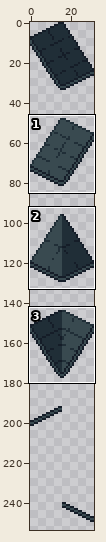
File history of a pixel-art file, assets/img/settlements/tileset_roof.aseprite. Above, an overview of the earlier version with the close-up marked.
Close-up. Earlier state:
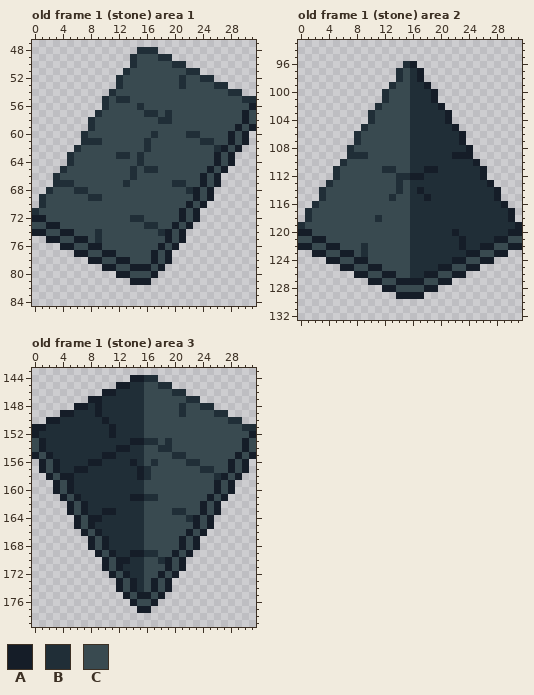
32x288 pixels, 9 frames. Shown: old frame 1 (stone) area 1: x 0..31, y 47..84; old frame 1 (stone) area 2: x 0..31, y 93..132; old frame 1 (stone) area 3: x 0..31, y 143..179. The wide view leaves out empty margins. The commit also changed other frames or places, which this record leaves out.
Visible layers, top first: "Edge", "Extras", "NoCopy", "Copy".
Palette (. is transparent): A #151d28  B #202e37  C #394a50
Pixels before, old frame 1 (stone) area 1, first column x 0:
48 ...............BBB..............
49 ..............BCCCBB............
50 ..............BCCCCCBB..........
51 .............BCCCCCCCCBB........
52 ............BCCCCCCCCBCCBB......
53 ............BCCCCCCCCBCCCCBB....
54 ...........BCCCCCCCCCCCCCCCCBB..
55 ..........BCBBCCCCCCCCCCCCCCCCBB
56 ..........BCCCCBCCCCCCCCCCCCCCCA
57 .........BCCCCCCBBCBCCCCCCCCCCAC
58 ........BCCCCCCCCCBBCCCCCCCCCCAC
59 ........BCCCCCCCCCCCCCCCCCCCCACA
60 .......BCCCCCCCCCBCCCCBBCCCCACA.
61 .......BBBCCCCCCBCCCCCCCBBCCACA.
62 ......BCCCCCCCCCBCCCCCCCCCBACA..
63 .....BCCCCCCBBCBCCCCCCCCCCACA...
64 .....BCCCCCCCCCBCCCCCCCCCCACA...
65 ....BCCCCCCCCCBCBBCCCCCCCACA....
66 ...BCCCCCCCCCCBCCCCCCCCCACA.....
67 ...BBBCCCCCCCBCCCCCCBBCCACA.....
68 ..BCCCBBCCCCCCCCCCCCCCBACA......
69 .BCCCCCCBBCCCCCCCCCCCCCACA......
70 .BCCCCCCCCCCCCCCCCCCCCACA.......
71 BCCCCCCCCCCCCCCCCCCCCACA........
72 AACCCCCCCCCCCCBBCCCCCACA........
73 CCAACCCCCCCCCCCCBBCCACA.........
74 AACCAACCCBCCCCCCCCBACA..........
75 ..AACCAACBCCCCCCCCCACA..........
76 ....AACCAACCCCCCCCACA...........
77 ......AACCAACCCCCACA............
78 ........AACCAACCCACA............
79 ..........AACCAAACA.............
80 ............AACCCA..............
81 ..............AAA...............
Pixels before, old frame 1 (stone) area 2, first column x 0:
 96 ...............BA...............
 97 ..............BCBA..............
 98 ..............BCBA..............
 99 .............BCCBBA.............
100 ............BCCCBBBA............
101 ............BCCCBBBA............
102 ...........BCCCCBBBBA...........
103 ..........BCCCCCBBBBBA..........
104 ..........BCCCCCBBBBBA..........
105 .........BCCCCCCBBBBBBA.........
106 ........BCCCCCCCBBBBBBBA........
107 ........BCCCCCCCBBBBBBBA........
108 .......BCCCCCCCCBBBBBBBBA.......
109 .......BBBCCCCCCBBBBBBAAA.......
110 ......BCCCCCCCCCBBBBBBBBBA......
111 .....BCCCCCCBBCCBBAABBBBBBA.....
112 .....BCCCCCCCCBBAABBBBBBBBA.....
113 ....BCCCCCCCCCBCBBBBBBBBBBBA....
114 ...BCCCCCCCCCCBCBABBBBBBBBBBA...
115 ...BCCCCCCCCCBCCBBABBBBBBBBBA...
116 ..BCCCCCCCCCCCCCBBBBBBBBBBBBBA..
117 .BCCCCCCCCCCCCCCBBBBBBBBBBBBBBA.
118 .BCCCCCCCCCBCCCCBBBBBBBBBBBBBBA.
119 BCCCCCCCCCCCCCCCBBBBBBBBBBBBBBBA
120 AACCCCCCCCCCCCCCBBBBBBABBBBBBBAA
121 CCAACCCCCCCCCCCCBBBBBBBABBBBAACC
122 AACCAACCCBCCCCCCBBBBBBBABBAACCAA
123 ..AACCAACBCCCCCCBBBBBBBBAACCAA..
124 ....AACCAACCCCCCBBBBBBAACCAA....
125 ......AACCAACCCCBBBBAACCAA......
126 ........AACCAACCBBAACCAA........
127 ..........AACCAAAACCAA..........
128 ............AACCCCAA............
129 ..............AAAA..............
Pixels before, old frame 1 (stone) area 3, first column x 0:
144 ..............AABB..............
145 ............AABBCCBB............
146 ..........AABBBBCCCCBB..........
147 ........AABBBBBBCCCCCCBB........
148 ......AABABBBBBBCCCCCBCCBB......
149 ....AABBBABBBBBBCCCCCBCCCCBB....
150 ..AABBBBBBABBBBBCCCCCCCCCCCCBB..
151 AABBBBBBBBBABBBBCCCCCCCCCCCCCCBB
152 ABBBBBBBBBBABBBBCCCCCCCCCCCCCCCA
153 CABBBBBBBBBBBBAABBCBCCCCCCCCCCAC
154 CABBBBBBBBBBAABBCCBBCCCCCCCCCCAC
155 ACABBBBBBBAABBBBCCCCBBCCCCCCCACA
156 .ACABBBBAABBBBABCBCCCCBBCCCCACA.
157 .ACABBAABBBBBBBABCCCCCCCBBCCACA.
158 ..ACAABBBBBBBBBABCCCCCCCCCBACA..
159 ...ACABBBBBBBBBBCCCCCCCCCCACA...
160 ...ACABBBBBBBBBBCCCCCCCCCCACA...
161 ....ACABBBBBBBAABBCCCCCCCACA....
162 .....ACABBBBBBBBCCCCCCCCACA.....
163 .....ACABBAABBBBCCCCBBCCACA.....
164 ......ACAABBBBBBCCCCCCBACA......
165 ......ACABBBBBBBCCCCCCCACA......
166 .......ACABBBBBBCCCCCCACA.......
167 ........ACABBBBBCCCCCACA........
168 ........ACABBBBBCCCCCACA........
169 .........ACABBAABBCCACA.........
170 ..........ACAABBCCBACA..........
171 ..........ACABBBCCCACA..........
172 ...........ACABBCCACA...........
173 ............ACABCACA............
174 ............ACABCACA............
175 .............ACAACA.............
176 ..............ACCA..............
177 ...............AA...............
New version:
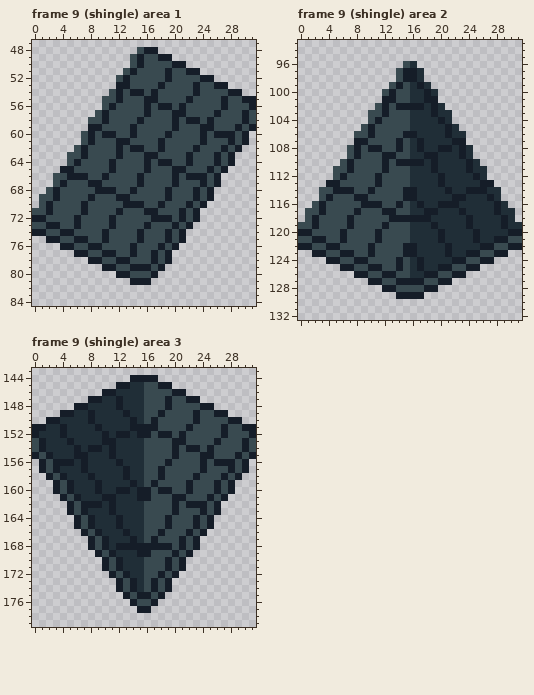
A new or re-ordered frame is compared with the old frame closest to it.
Changes in this commit:
frames 9 -> 10
Changed rows in their new state; - is an unchanged pixel.
Frame 9 (shingle) area 1 is new; against old frame 1 (stone), layer "NoCopy":
first column x 0:
48 ---------------CAA--------------
49 --------------CA--AA------------
50 --------------CA----AA----------
51 -------------CA----A--AA--------
52 ------------CA-----A-C--AA------
53 ------------AA----A--C-A--AA----
54 -----------CA-AA-A-----A----AA--
55 ----------C-AC--AA----A----A--AA
56 ----------CA---CA-AA-A-----A----
57 ---------CA-----AC-CAA----A-----
58 --------C-A----A--CCA-AA-A------
59 --------AA----A-----A---AA------
60 -------CA-AA--A--C-A--CCA-AA----
61 -------CAC--AA--C-A-----AC------
62 ------CA----A-AAC-A----A--C-----
63 -----C-A----AC-CAA----A---------
64 -----CA----A---CA-AA--A---------
65 ----AA-----A--C-AC--AA----------
66 ---C-AAA--A---CA----A-AA--------
67 ---CAC--AA---C-A----AC----------
68 --CA--CC-AAA--A----A--C---------
69 -C-A----AC--AA-----A------------
70 -CA----A-----AAA--A-------------
71 C-A----A----A---AA--------------
72 ------A----A--CC-AAA------------
73 ------A----A----AC--------------
74 ---------CA----A--C-------------
75 ---------CA----A----------------
76 --------------A-----------------
77 --------------A-----------------
Frame 9 (shingle) area 2 is new; against old frame 1 (stone), layer "NoCopy":
first column x 0:
 96 ---------------CB---------------
 97 --------------CAAB--------------
 98 --------------CAAB--------------
 99 -------------CA--AB-------------
100 ------------CA----AB------------
101 ------------AA----A-------------
102 -----------CA-AAAA-AB-----------
103 ----------C-A------A-B----------
104 ----------CA--------AB----------
105 ---------CA----------AB---------
106 --------C-A----AA----A-B--------
107 --------AA----A--A----A---------
108 -------CA-AA--A--A--AA-AB-------
109 -------CAC--AA----AA--B-B-------
110 ------CA----A-AAAA-A----AB------
111 -----C-A----AC----B-----A-B-----
112 -----CA----A--CCBB--A----AB-----
113 ----AA-----A--C-----A-----A-----
114 ---C-AAA--A---CAAB---A--AAA-B---
115 ---CA---AA---C-AA-B---AA---AB---
116 --CA-----AAA--A--A--AAA-----AB--
117 -C-A----A---AA----AA---A----A-B-
118 -CA----A---C-AAAAAA-----A----AB-
119 C-A----A----A------A----A----A-B
120 ------A----A--------A-B--A------
121 ------A----A--------A--B-A------
122 ---------CA----AA----A-B--------
123 ---------CA----AA----A----------
124 --------------A--A--------------
125 --------------A--A--------------
Frame 9 (shingle) area 3 is new; against old frame 1 (stone), layer "NoCopy":
first column x 4:
144 ------------AA--------------
145 --------------AA------------
146 ----------------AA----------
147 --------A------A--AA--------
148 -----B--A------A-C--AA------
149 ----AB---A----A--C-A--AA----
150 ----A-B---A--A-----A----AA--
151 A----A-B--AAAA----A----A--AA
152 A-----ABAA-AA-AA-A-----A----
153 -A----AA--BBCC-CAA----A-----
154 --A-AA-ABB----CCA-AA-A------
155 --AA--B---------AC--AA------
156 AA-ABB--A-B--C-A--CCA-AA----
157 --B------A-BC-A-----AC------
158 -B--A----A-BC-A----A--C-----
159 -----A----A--A----A---------
160 -----A--AA-AA-AA--A---------
161 ------AA--B-AC--AA----------
162 ----AA-A--------A-AA--------
163 ------B---------AC----------
164 -----B--A------A--C---------
165 --------A------A------------
166 ---------A----A-------------
167 ----------A--A--------------
168 --------AAAAAAAA------------
169 ----------B-AC--------------
170 ---------B----C-------------
Boxes around the changes in both close-ups, in picture pixels (x1, y1, x2, y2):
changed: (32, 47, 256, 257)
changed: (298, 61, 522, 271)
changed: (60, 375, 256, 564)
